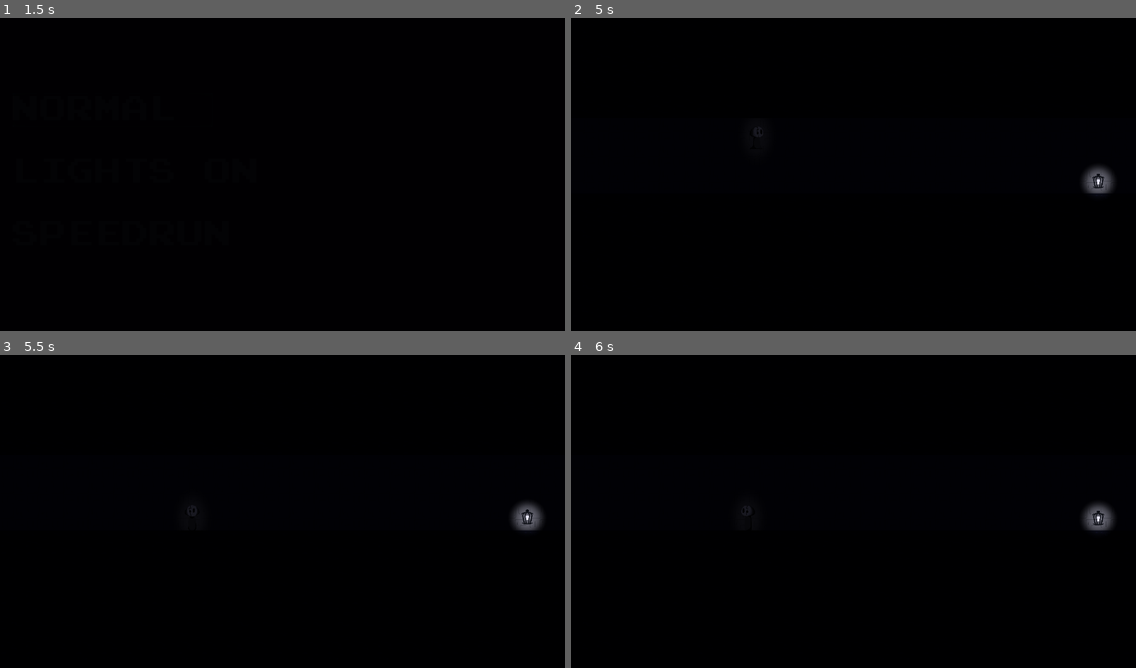
Above: before the commit, frames 1-4 (two rows, left to right).
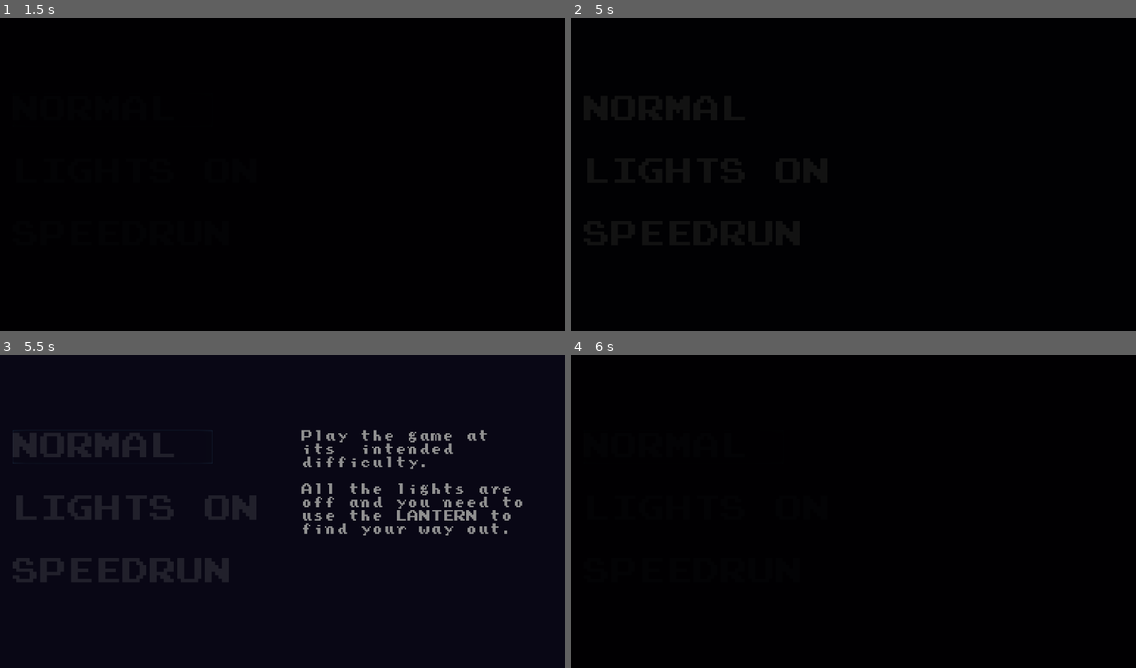
Above: after the commit, the same moments.

Repository: sammiemac/lost-gamejam
Game: Godot game, scene res://Screens/Menu.tscn
The game is run twice, just before and just after one commit, with the same random seed, the same clock (stepped at 60 frames per second) and the same inputs.
Inputs (mouse positions are in pixels of both pictures, inside the frame that each line leads up to):
- Up to frame 1 (1.5 s): click "NORMAL" at 0.5 s; move the mouse to (406, 158) at 1.27 s; hold D (right) from 1.28 s (still down); click (406, 158) at 1.42 s
- Up to frame 2 (5 s): tap W (up) at 1.52, 2.27, 3.77, 4.52 s; move the mouse to (740, 190) at 2.02 s; move the mouse to (910, 105) at 2.77 s; release D (right) at 2.78 s; hold A (left) 2.78-3.53 s; move the mouse to (825, 237) at 3.52 s; hold D (right) from 3.53 s (still down); click (825, 237) at 3.67 s; move the mouse to (1023, 221) at 4.27 s; tap Escape (reset, bound only after the commit) at 4.9 s
- Up to frame 3 (5.5 s): release D (right) at 5 s; click (113, 445) at 5 s, where only the run after the commit has a clickable "NORMAL"
- Up to frame 4 (6 s): move the mouse to (684, 464) at 5.77 s; hold A (left) from 5.78 s (still down)

Frame 1 is identical in both runs. In frame 2, 0.4% of the frame differs, in the area x 32-97%, y 34-57%; in frame 3, 7.5%, in the area x 2-96%, y 23-73%; in frame 4, 0.4%.

Commit message:
added esc function

Diff:
--- a/lost-gamejam/Global.gd
+++ b/lost-gamejam/Global.gd
@@ -19,6 +19,3 @@
 var minutes = 0
 var seconds = 0
 var str_elapsed = ""
-
-func get_time():
-	pass
--- a/lost-gamejam/Levels/Level3.gd
+++ b/lost-gamejam/Levels/Level3.gd
@@ -44,7 +44,7 @@
 		global.minutes = global.elapsed / 60
 		global.seconds = global.elapsed % 60
 		global.str_elapsed = "%02d : %02d" % [global.minutes, global.seconds]
-		print("elapsed: ", global.str_elapsed)
+#		print("elapsed: ", global.str_elapsed)
 
 
 func _physics_process(delta):
--- a/lost-gamejam/Player/Player.gd
+++ b/lost-gamejam/Player/Player.gd
@@ -12,6 +12,10 @@
 
 # Called every frame. 'delta' is the elapsed time since the previous frame.
 func _physics_process(_delta):
+
+	if Input.is_action_just_pressed("reset"):
+# warning-ignore:return_value_discarded
+		get_tree().change_scene("res://Screens/Menu.tscn")
 
 	# Handles walking and idle animations and motion
 	if Input.is_action_pressed("right") and can_move:
--- a/lost-gamejam/Player/Player.tscn
+++ b/lost-gamejam/Player/Player.tscn
@@ -40,9 +40,8 @@
 "speed": 5.0
 } ]
 
-[sub_resource type="CapsuleShape2D" id=2]
-radius = 40.0
-height = 144.0
+[sub_resource type="RectangleShape2D" id=2]
+extents = Vector2( 32, 119 )
 
 [node name="Player" type="KinematicBody2D" groups=["Player"]]
 scale = Vector2( 0.25, 0.25 )
@@ -55,7 +54,7 @@
 playing = true
 
 [node name="CollisionShape2D" type="CollisionShape2D" parent="."]
-position = Vector2( 4, 16 )
+position = Vector2( 4, 9 )
 shape = SubResource( 2 )
 
 [node name="Light2D" type="Light2D" parent="."]
--- a/lost-gamejam/Screens/Difficulty.gd
+++ b/lost-gamejam/Screens/Difficulty.gd
@@ -8,6 +8,10 @@
 func _ready():
 	$AnimationPlayer.play("fade in")
 	music.play_music()
+	global.time_started = false
+	global.checkpoint = 0
+	global.player_start = Vector2(64, 32)
+
 
 
 func _on_Normal_mouse_entered():
--- a/lost-gamejam/project.godot
+++ b/lost-gamejam/project.godot
@@ -76,6 +76,12 @@
 "events": [ Object(InputEventKey,"resource_local_to_scene":false,"resource_name":"","device":0,"alt":false,"shift":false,"control":false,"meta":false,"command":false,"pressed":false,"scancode":0,"physical_scancode":82,"unicode":0,"echo":false,"script":null)
  ]
 }
+reset={
+"deadzone": 0.5,
+"events": [ Object(InputEventKey,"resource_local_to_scene":false,"resource_name":"","device":0,"alt":false,"shift":false,"control":false,"meta":false,"command":false,"pressed":false,"scancode":0,"physical_scancode":16777217,"unicode":0,"echo":false,"script":null)
+, Object(InputEventKey,"resource_local_to_scene":false,"resource_name":"","device":0,"alt":false,"shift":false,"control":false,"meta":false,"command":false,"pressed":false,"scancode":16777217,"physical_scancode":0,"unicode":0,"echo":false,"script":null)
+ ]
+}
 
 [layer_names]
 
